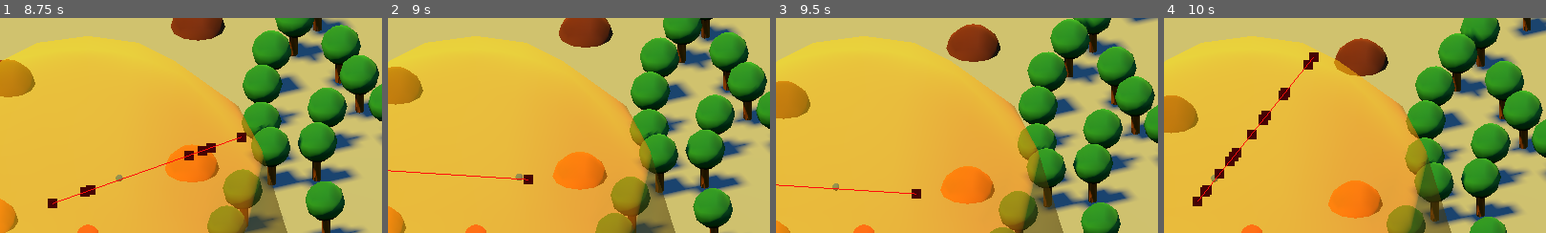
Above: before the commit, frames 1-4 (left to right).
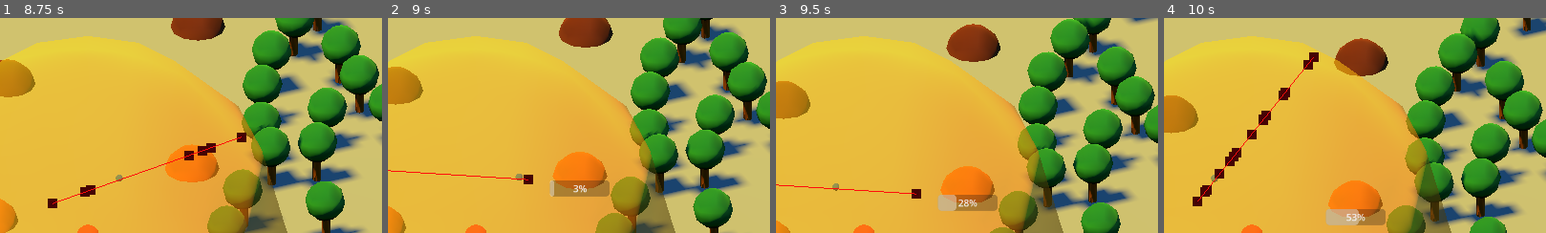
Above: after the commit, the same moments.

Repository: hubacekjakub/Godot-TreeLoverJourney
Game: Godot game, scene res://levels/main_menu.tscn
The game is run twice, just before and just after one commit, with the same random seed, the same clock (stepped at 60 frames per second) and the same inputs.
Inputs (mouse positions are % of the whole screen's width and height, from its top left):
- Up to frame 1 (8.75 s): click "Start" at 0.5 s; click "Start" at 1.25 s; move the mouse to (72, 45) at 2.02 s; hold D (move_right) 2.03-2.78 s; click (72, 45) at 2.17 s; move the mouse to (30, 55) at 2.77 s; hold S (move_back) 2.78-3.53 s; click (30, 55) at 2.92 s; tap Enter at 3.5 s; move the mouse to (60, 28) at 3.52 s; hold D (move_right) 3.53-4.28 s; click (60, 28) at 3.67 s; move the mouse to (45, 70) at 4.27 s; hold W (move_forward) 4.28-5.03 s; click (45, 70) at 4.42 s; move the mouse to (80, 65) at 5.02 s; hold A (move_left) 5.03-6.53 s; click (80, 65) at 5.17 s; move the mouse to (20, 35) at 5.77 s; click (20, 35) at 5.92 s; move the mouse to (55, 50) at 6.52 s; hold S (move_back) 6.53-7.28 s; click (55, 50) at 6.67 s; move the mouse to (35, 25) at 7.27 s; hold D (move_right) 7.28-8.03 s; click (35, 25) at 7.42 s; move the mouse to (72, 45) at 8.02 s; hold W (move_forward) from 8.03 s (still down); click (72, 45) at 8.17 s
- Up to frame 2 (9 s): move the mouse to (30, 55) at 8.77 s; release W (move_forward) at 8.78 s; hold D (move_right) from 8.78 s (still down); click (30, 55) at 8.92 s
- Up to frame 3 (9.5 s): keep holding D (move_right)
- Up to frame 4 (10 s): move the mouse to (60, 28) at 9.52 s; release D (move_right) at 9.53 s; hold S (move_back) from 9.53 s (still down); click (60, 28) at 9.67 s
The pictures show only the part of the screen within x 40-90%, y 22-72%; the shares and areas given below are measured in that part.

Frame 1 is identical in both runs. In frame 2, 1.2% of the frame differs, in the area x 42-58%, y 75-84%; in frame 3, 1.2%; in frame 4, 1.2%.

Commit message:
Supply and progress bar added

Diff:
--- a/scenes/supply.tscn
+++ b/scenes/supply.tscn
@@ -1,6 +1,7 @@
 [gd_scene format=3 uid="uid://djfty110prxa"]
 
 [ext_resource type="Script" uid="uid://bkc00nhi1132x" path="res://scripts/supply.gd" id="1_oixck"]
+[ext_resource type="PackedScene" uid="uid://cyu4cuodbnnga" path="res://scenes/ui/progress_bar.tscn" id="2_v6bgk"]
 
 [sub_resource type="SphereShape3D" id="SphereShape3D_wg11f"]
 radius = 2.0
@@ -17,3 +18,9 @@
 [node name="CSGSphere3D" type="CSGSphere3D" parent="." unique_id=431226531]
 radius = 2.0
 material = SubResource("StandardMaterial3D_yb8kn")
+
+[node name="CollectingTimer" type="Timer" parent="." unique_id=1733804173]
+
+[node name="ProgressBar" parent="." unique_id=691584359 instance=ExtResource("2_v6bgk")]
+offset_left = -640.0
+offset_right = -640.0
--- /dev/null
+++ b/scenes/ui/progress_bar.tscn
@@ -0,0 +1,23 @@
+[gd_scene format=3 uid="uid://cyu4cuodbnnga"]
+
+[ext_resource type="Script" uid="uid://xde64t7rjtfl" path="res://scripts/ui/progress_bar.gd" id="1_46mgc"]
+
+[node name="ProgressBar" type="Control" unique_id=691584359]
+layout_mode = 3
+anchors_preset = 5
+anchor_left = 0.5
+anchor_right = 0.5
+grow_horizontal = 2
+mouse_filter = 2
+script = ExtResource("1_46mgc")
+
+[node name="ProgressBar" type="ProgressBar" parent="." unique_id=221855969]
+custom_minimum_size = Vector2(100, 25)
+layout_mode = 1
+anchors_preset = 5
+anchor_left = 0.5
+anchor_right = 0.5
+offset_left = -50.0
+offset_right = 50.0
+offset_bottom = 27.0
+grow_horizontal = 2
--- a/scripts/supply.gd
+++ b/scripts/supply.gd
@@ -1,20 +1,29 @@
 extends Area3D
 class_name Supply
 
+@export_category("Visual Setup")
 @export var value: int = 1
 @export var color_active : Color = Color("b85306")
 @export var color_unactive : Color = Color("5b2903")
 
+@export_category("Functional Setup")
+@export var collection_time: float = 2.0
+
 @onready var csg_sphere_3d: CSGSphere3D = $CSGSphere3D
+@onready var collision_shape_3d: CollisionShape3D = $CollisionShape3D
+@onready var collecting_timer: Timer = $CollectingTimer
+#@onready var progress_bar: ProgressBar = $Control/ProgressBar
+@onready var progress_bar: Control = $ProgressBar
 
 var material: StandardMaterial3D
 var active: bool = false
 
-
+var progress_tween: Tween = null
 
 func _ready() -> void:
 	material = csg_sphere_3d.material.duplicate()
 	csg_sphere_3d.material_override = material
+	progress_bar.visible = false
 
 func activate():
 	active = true
@@ -26,5 +35,13 @@
 
 func start_collecting():
 	print("resource collected")
-	await get_tree().create_timer(2).timeout
-	queue_free()
+
+	if progress_tween == null:
+		progress_bar.visible = true
+		progress_tween = get_tree().create_tween()
+		#progress_tween.tween_property(progress_bar, "", 100, collection_time)
+		progress_tween.tween_method(progress_bar.set_progress, 0, 100, collection_time)
+		progress_tween.tween_callback(self.queue_free)
+
+	#await get_tree().create_timer(collection_time).timeout
+	#queue_free()
--- /dev/null
+++ b/scripts/ui/progress_bar.gd
@@ -0,0 +1,19 @@
+extends Control
+
+@onready var progress_bar: ProgressBar = $ProgressBar
+
+var parent : Node3D
+
+# Called when the node enters the scene tree for the first time.
+func _ready() -> void:
+	parent = get_parent()
+	if (parent == null):
+		push_error("Node %s: 3D to 2D failed! Parent is not a Node3D" % [name])
+
+
+# Called every frame. 'delta' is the elapsed time since the previous frame.
+func _process(_delta: float) -> void:
+	position = get_viewport().get_camera_3d().unproject_position(parent.global_position) + Vector2(size.x/2, 0)
+
+func set_progress(value: float) -> void:
+	progress_bar.value = value
Not shown, added: scripts/ui/progress_bar.gd.uid
